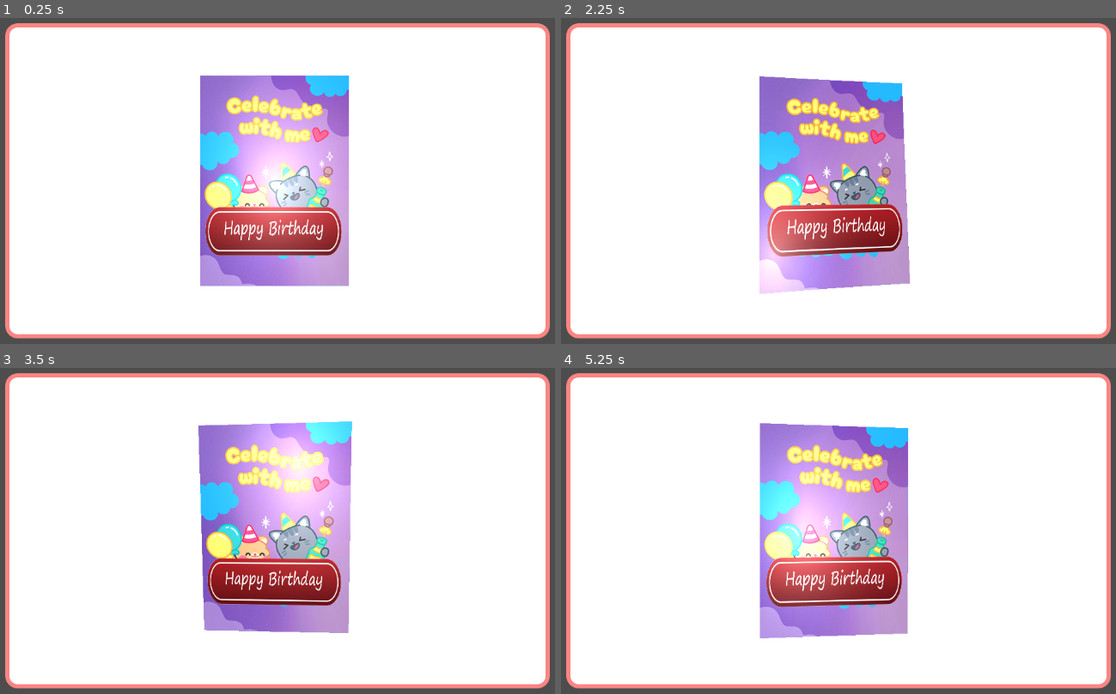
Above: before the commit, frames 1-4 (two rows, left to right).
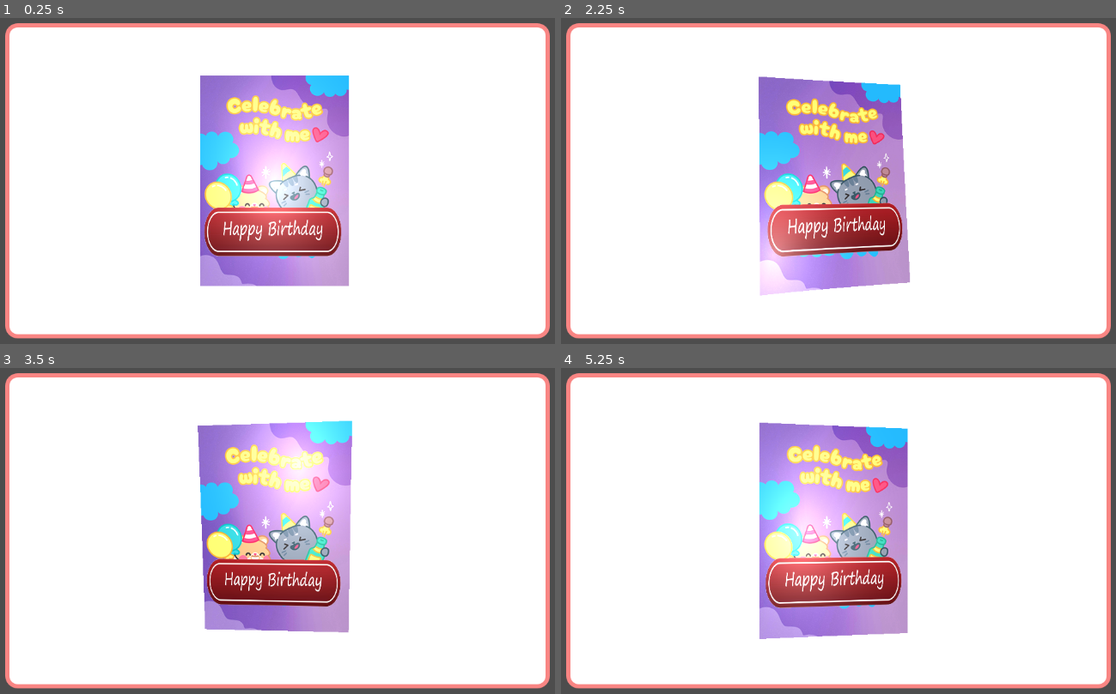
Above: after the commit, the same moments.

Repository: knowercoder/3D-Hover-Shader
Game: Godot game, scene res://Scenes/Hover3D_Advanced.tscn
The game is run twice, just before and just after one commit, with the same random seed, the same clock (stepped at 60 frames per second) and the same inputs.
Inputs (mouse positions are in pixels of both pictures, inside the frame that each line leads up to):
- Up to frame 1 (0.25 s): no input
- Up to frame 2 (2.25 s): tap Enter at 0.5, 2 s; move the mouse to (993, 161) at 0.52 s; tap Space at 1.25 s; move the mouse to (705, 200) at 1.27 s; move the mouse to (910, 96) at 2.02 s
- Up to frame 3 (3.5 s): tap Space at 2.75 s; move the mouse to (244, 609) at 2.77 s
- Up to frame 4 (5.25 s): tap Enter at 3.5 s; move the mouse to (1049, 589) at 3.52 s; tap Space at 4.25 s; move the mouse to (633, 472) at 4.27 s; move the mouse to (877, 531) at 5.02 s

The runs differ from the first frame. In frame 1, 1.0% of the frame differs, in the area x 36-63%, y 17-74%; in frame 2, 2.3%, in the area x 35-63%, y 17-86%; in frame 3, 1.6%; in frame 4, 1.2%.

Commit message:
updated shader and files

Diff:
--- a/Materials/Hover3D_Advanced_M1.tres
+++ /dev/null
@@ -1,17 +0,0 @@
-[gd_resource type="ShaderMaterial" load_steps=3 format=3 uid="uid://def4e6d5lsjhn"]
-
-[ext_resource type="Shader" uid="uid://co75u220wy41s" path="res://Shaders/Hover3D_Advanced.gdshader" id="1_s4yul"]
-[ext_resource type="Texture2D" uid="uid://71k0yynaonjv" path="res://Sprites/button.png" id="2_s4yul"]
-
-[resource]
-shader = ExtResource("1_s4yul")
-shader_parameter/_tilt_Scale = 0.25
-shader_parameter/_texPos = Vector4(0.1, 0.1, 0.8, 0.8)
-shader_parameter/_isSpecularLight = true
-shader_parameter/_speularLightIntensity = 0.5
-shader_parameter/_speularLightPower = 3.0
-shader_parameter/_isSecondTex = true
-shader_parameter/_secondTex = ExtResource("2_s4yul")
-shader_parameter/_texPos2 = Vector4(0.165, 3.19, 0.655, -3.305)
-shader_parameter/_zDist2 = 0.05
-shader_parameter/_mousePos = Vector2(0, 0)
--- a/Materials/Hover3D_Basic_M1.tres
+++ /dev/null
@@ -1,11 +0,0 @@
-[gd_resource type="ShaderMaterial" load_steps=2 format=3 uid="uid://h3h86yy12dsj"]
-
-[ext_resource type="Shader" uid="uid://o22b6o4dqekk" path="res://Shaders/Hover3D_Basic.gdshader" id="1_hgn7v"]
-
-[resource]
-shader = ExtResource("1_hgn7v")
-shader_parameter/_tilt_Scale = 0.2
-shader_parameter/_isSpecularLight = true
-shader_parameter/_speularLightIntensity = 0.5
-shader_parameter/_speularLightPower = 5.0
-shader_parameter/_mousePos = Vector2(0, 0)
--- a/Materials/Hover3D_Basic_M2.tres
+++ /dev/null
@@ -1,11 +0,0 @@
-[gd_resource type="ShaderMaterial" load_steps=2 format=3 uid="uid://bh2i1yoj5octm"]
-
-[ext_resource type="Shader" uid="uid://o22b6o4dqekk" path="res://Shaders/Hover3D_Basic.gdshader" id="1_gtxdh"]
-
-[resource]
-shader = ExtResource("1_gtxdh")
-shader_parameter/_tilt_Scale = 0.2
-shader_parameter/_isSpecularLight = true
-shader_parameter/_speularLightIntensity = 0.5
-shader_parameter/_speularLightPower = 5.0
-shader_parameter/_mousePos = Vector2(0, 0)
--- a/Scenes/Hover3D_Advanced.tscn
+++ b/Scenes/Hover3D_Advanced.tscn
@@ -1,7 +1,8 @@
-[gd_scene load_steps=5 format=3 uid="uid://b8g0ixpuh7c6s"]
+[gd_scene load_steps=7 format=3 uid="uid://b8g0ixpuh7c6s"]
 
-[ext_resource type="Material" uid="uid://def4e6d5lsjhn" path="res://Materials/Hover3D_Advanced_M1.tres" id="1_mwl0d"]
+[ext_resource type="Shader" uid="uid://co75u220wy41s" path="res://Shaders/Hover3D_Advanced.gdshader" id="1_i5sfs"]
 [ext_resource type="Texture2D" uid="uid://dd1a4k6twht15" path="res://Sprites/BirthdayCard.png" id="2_mwl0d"]
+[ext_resource type="Texture2D" uid="uid://71k0yynaonjv" path="res://Sprites/button.png" id="2_yae86"]
 [ext_resource type="Script" uid="uid://0sj48v4o0iyw" path="res://Scripts/Hover3D.gd" id="3_igksg"]
 
 [sub_resource type="StyleBoxFlat" id="StyleBoxFlat_077hx"]
@@ -16,6 +17,19 @@
 corner_radius_bottom_right = 20
 corner_radius_bottom_left = 20
 
+[sub_resource type="ShaderMaterial" id="ShaderMaterial_igksg"]
+shader = ExtResource("1_i5sfs")
+shader_parameter/_tilt_Scale = 0.3
+shader_parameter/_texPos = Vector4(0.1, 0.1, 0.8, 0.8)
+shader_parameter/_isSpecularLight = true
+shader_parameter/_speularLightIntensity = 0.5
+shader_parameter/_speularLightPower = 3.0
+shader_parameter/_isSecondTex = true
+shader_parameter/_secondTex = ExtResource("2_yae86")
+shader_parameter/_texPos2 = Vector4(0.16, 3.19, 0.655, -3.3)
+shader_parameter/_zDist2 = 0.06
+shader_parameter/_mousePos = Vector2(0, 0)
+
 [node name="Node2D" type="Node2D"]
 
 [node name="Panel" type="Panel" parent="."]
@@ -26,7 +40,7 @@
 theme_override_styles/panel = SubResource("StyleBoxFlat_077hx")
 
 [node name="TextureRect" type="TextureRect" parent="Panel"]
-material = ExtResource("1_mwl0d")
+material = SubResource("ShaderMaterial_igksg")
 layout_mode = 0
 offset_left = 302.0
 offset_top = 53.0
@@ -34,7 +48,6 @@
 offset_bottom = 477.0
 texture = ExtResource("2_mwl0d")
 expand_mode = 1
-stretch_mode = 1
 script = ExtResource("3_igksg")
 
 [connection signal="mouse_entered" from="Panel/TextureRect" to="Panel/TextureRect" method="_on_mouse_entered"]
--- a/Scenes/Hover3D_Advanced_2.tscn
+++ /dev/null
@@ -1,41 +0,0 @@
-[gd_scene load_steps=5 format=3 uid="uid://btw0qmymjse0a"]
-
-[ext_resource type="Material" uid="uid://def4e6d5lsjhn" path="res://Materials/Hover3D_Advanced_M1.tres" id="1_ngrhb"]
-[ext_resource type="Texture2D" uid="uid://dd1a4k6twht15" path="res://Sprites/BirthdayCard.png" id="2_35dkh"]
-[ext_resource type="Script" uid="uid://0sj48v4o0iyw" path="res://Scripts/Hover3D.gd" id="3_csj87"]
-
-[sub_resource type="StyleBoxFlat" id="StyleBoxFlat_077hx"]
-bg_color = Color(1, 1, 1, 1)
-border_width_left = 7
-border_width_top = 7
-border_width_right = 7
-border_width_bottom = 7
-border_color = Color(0.974469, 0.523311, 0.5145, 1)
-corner_radius_top_left = 20
-corner_radius_top_right = 20
-corner_radius_bottom_right = 20
-corner_radius_bottom_left = 20
-
-[node name="Node2D" type="Node2D"]
-
-[node name="Panel" type="Panel" parent="."]
-offset_left = 114.0
-offset_top = 58.0
-offset_right = 1028.0
-offset_bottom = 588.0
-theme_override_styles/panel = SubResource("StyleBoxFlat_077hx")
-
-[node name="TextureRect" type="TextureRect" parent="Panel"]
-material = ExtResource("1_ngrhb")
-layout_mode = 0
-offset_left = 302.0
-offset_top = 53.0
-offset_right = 602.0
-offset_bottom = 477.0
-texture = ExtResource("2_35dkh")
-expand_mode = 1
-stretch_mode = 1
-script = ExtResource("3_csj87")
-
-[connection signal="mouse_entered" from="Panel/TextureRect" to="Panel/TextureRect" method="_on_mouse_entered"]
-[connection signal="mouse_exited" from="Panel/TextureRect" to="Panel/TextureRect" method="_on_mouse_exited"]
--- a/Scenes/Hover3D_Basic.tscn
+++ b/Scenes/Hover3D_Basic.tscn
@@ -1,9 +1,8 @@
-[gd_scene load_steps=7 format=3 uid="uid://csg0n6d7u0rvf"]
+[gd_scene load_steps=8 format=3 uid="uid://csg0n6d7u0rvf"]
 
-[ext_resource type="Texture2D" uid="uid://bj51tovyuhql7" path="res://Sprites/BirthdayCard_500x500.png" id="1_5o2q8"]
-[ext_resource type="Material" uid="uid://h3h86yy12dsj" path="res://Materials/Hover3D_Basic_M1.tres" id="1_ing62"]
+[ext_resource type="Shader" uid="uid://o22b6o4dqekk" path="res://Shaders/Hover3D_Basic.gdshader" id="1_1xc6x"]
+[ext_resource type="Texture2D" uid="uid://dd1a4k6twht15" path="res://Sprites/BirthdayCard.png" id="2_1xc6x"]
 [ext_resource type="Script" uid="uid://0sj48v4o0iyw" path="res://Scripts/Hover3D.gd" id="2_a3wo0"]
-[ext_resource type="Material" uid="uid://bh2i1yoj5octm" path="res://Materials/Hover3D_Basic_M2.tres" id="4_h5ghc"]
 [ext_resource type="Texture2D" uid="uid://cmd4us3v3mj73" path="res://Sprites/BirthdayCard_250x200.png" id="5_iw7s8"]
 
 [sub_resource type="StyleBoxFlat" id="StyleBoxFlat_077hx"]
@@ -18,6 +17,22 @@
 corner_radius_bottom_right = 20
 corner_radius_bottom_left = 20
 
+[sub_resource type="ShaderMaterial" id="ShaderMaterial_2xod7"]
+shader = ExtResource("1_1xc6x")
+shader_parameter/_tilt_Scale = 0.25
+shader_parameter/_isSpecularLight = true
+shader_parameter/_speularLightIntensity = 0.5
+shader_parameter/_speularLightPower = 3.0
+shader_parameter/_mousePos = Vector2(0, 0)
+
+[sub_resource type="ShaderMaterial" id="ShaderMaterial_rubd5"]
+shader = ExtResource("1_1xc6x")
+shader_parameter/_tilt_Scale = 0.25
+shader_parameter/_isSpecularLight = true
+shader_parameter/_speularLightIntensity = 0.5
+shader_parameter/_speularLightPower = 3.0
+shader_parameter/_mousePos = Vector2(0, 0)
+
 [node name="Node2D" type="Node2D"]
 
 [node name="Panel" type="Panel" parent="."]
@@ -28,24 +43,24 @@
 theme_override_styles/panel = SubResource("StyleBoxFlat_077hx")
 
 [node name="TextureRect" type="TextureRect" parent="Panel"]
-material = ExtResource("1_ing62")
+material = SubResource("ShaderMaterial_2xod7")
 layout_mode = 0
-offset_left = 237.0
-offset_top = 37.0
-offset_right = 737.0
-offset_bottom = 537.0
+offset_left = 303.0
+offset_top = 67.0
+offset_right = 602.0
+offset_bottom = 489.0
 scale = Vector2(0.9, 0.9)
-texture = ExtResource("1_5o2q8")
+texture = ExtResource("2_1xc6x")
 expand_mode = 1
 script = ExtResource("2_a3wo0")
 
 [node name="TextureRect2" type="TextureRect" parent="Panel"]
-material = ExtResource("4_h5ghc")
+material = SubResource("ShaderMaterial_rubd5")
 layout_mode = 0
 offset_left = 672.0
 offset_top = 172.0
-offset_right = 922.0
-offset_bottom = 372.0
+offset_right = 821.0
+offset_bottom = 341.0
 scale = Vector2(0.9, 0.9)
 texture = ExtResource("5_iw7s8")
 expand_mode = 1
--- a/Shaders/Hover3D_Advanced.gdshader
+++ b/Shaders/Hover3D_Advanced.gdshader
@@ -10,18 +10,12 @@
 group_uniforms;
 
 group_uniforms specular_highlight;
-/**
-* enable specular light
-*/
 uniform bool _isSpecularLight = false;
 uniform float _speularLightIntensity = 0.5;
 uniform float _speularLightPower = 3.0;
 group_uniforms;
 
 group_uniforms secondary_ui;
-/**
-* enable scond texture
-*/
 uniform bool _isSecondTex;
 uniform sampler2D _secondTex : source_color, repeat_disable;
 /**
@@ -29,6 +23,9 @@
 * X, Y = postion ((0, 0)start pos at top left) // z, w = width and height
 */
 uniform vec4 _texPos2 = vec4(0, 0, 1, 1);
+/**
+* depth
+*/
 uniform float _zDist2 = 0;
 group_uniforms;
 
@@ -93,7 +90,7 @@
 
 void fragment() {
 	// Center the coordinates around the origin
- 	vec2 centeredCoord = UV - vec2(0.5);
+	vec2 centeredCoord = UV - vec2(0.5);
 	vec2 mouse_centered = ((_mousePos + 0.5/TEXTURE_PIXEL_SIZE) * TEXTURE_PIXEL_SIZE) * 2.0 - 1.0;
 	vec2 mouseoffset = mouse_centered / 2.0;
 
Binary file changed: Sprites/BirthdayCard_250x200.png
Binary file removed: Sprites/BirthdayCard_500x500.png
Not shown, removed: Sprites/BirthdayCard_500x500.png.import
